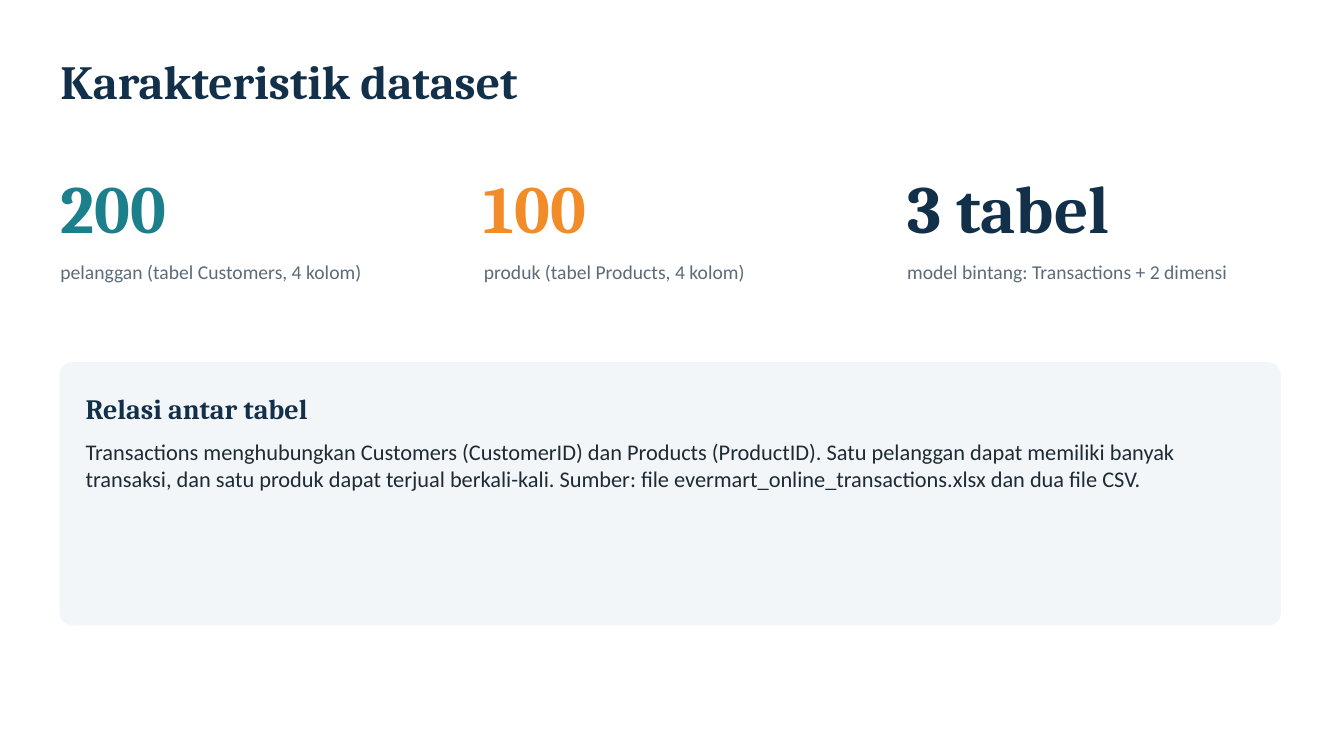
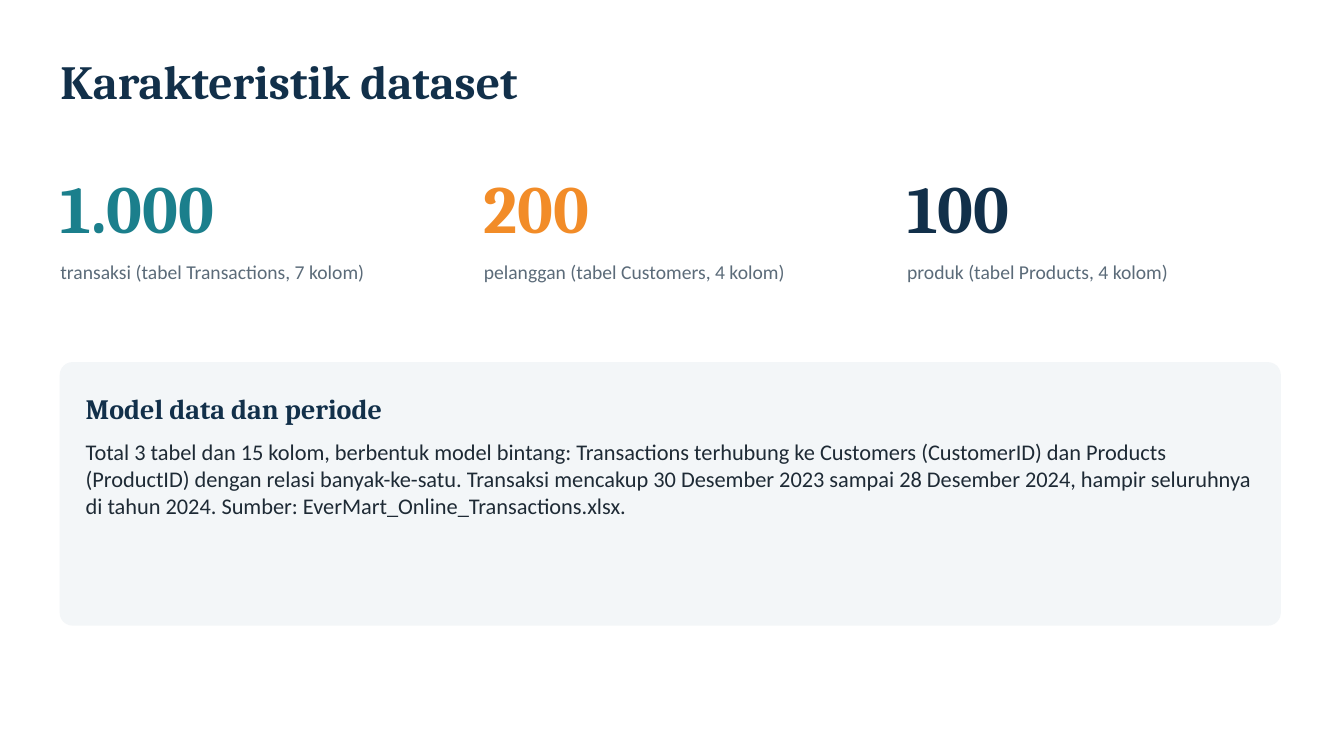
Before and after one commit to farhansech/EXACOUNT, a slide deck: slide 3 of output/EverMart_UTS_BDASC.pptx. Drawn at 1344x756 pixels with LibreOffice and Linux fonts; fonts in the diff are those of the drawing. Boxes give left, top, right and bottom in pixels: in the first picture for what was removed or moved away, otherwise in the second. Text is boxed around its words. In the diff, an @@ line names an element or a change of style, - is before the commit and + after.

```diff
--- a/output/EverMart_UTS_BDASC.pptx
+++ b/output/EverMart_UTS_BDASC.pptx
@@ text at (x1=60, y1=187, x2=214, y2=234): text changed @@
-200
+1.000
@@ text at (x1=484, y1=187, x2=590, y2=234): text changed @@
-100
+200
@@ text at (x1=907, y1=187, x2=1009, y2=234): text changed @@
-3 tabel
+100
@@ text at (x1=60, y1=265, x2=364, y2=282): text changed @@
-pelanggan (tabel Customers, 4 kolom)
+transaksi (tabel Transactions, 7 kolom)
@@ text at (x1=484, y1=265, x2=784, y2=283): text changed @@
-produk (tabel Products, 4 kolom)
+pelanggan (tabel Customers, 4 kolom)
@@ text at (x1=907, y1=265, x2=1168, y2=282): text changed @@
-model bintang: Transactions + 2 dimensi
+produk (tabel Products, 4 kolom)
@@ text at (x1=86, y1=399, x2=382, y2=425): text changed @@
-Relasi antar tabel
+Model data dan periode
@@ text at (x1=86, y1=444, x2=1251, y2=517): text changed @@
-Transactions menghubungkan Customers (CustomerID) dan Products (ProductID). Satu pelanggan dapat memiliki banyak transaksi, dan satu produk dapat terjual berkali-kali. Sumber: file evermart_online_transactions.xlsx dan dua file CSV.
+Total 3 tabel dan 15 kolom, berbentuk model bintang: Transactions terhubung ke Customers (CustomerID) dan Products (ProductID) dengan relasi banyak-ke-satu. Transaksi mencakup 30 Desember 2023 sampai 28 Desember 2024, hampir seluruhnya di tahun 2024. Sumber: EverMart_Online_Transactions.xlsx.
```
Also in this commit, not shown: 8 other slides changed, 6 slides added, 1 slide removed, 1 other file.
